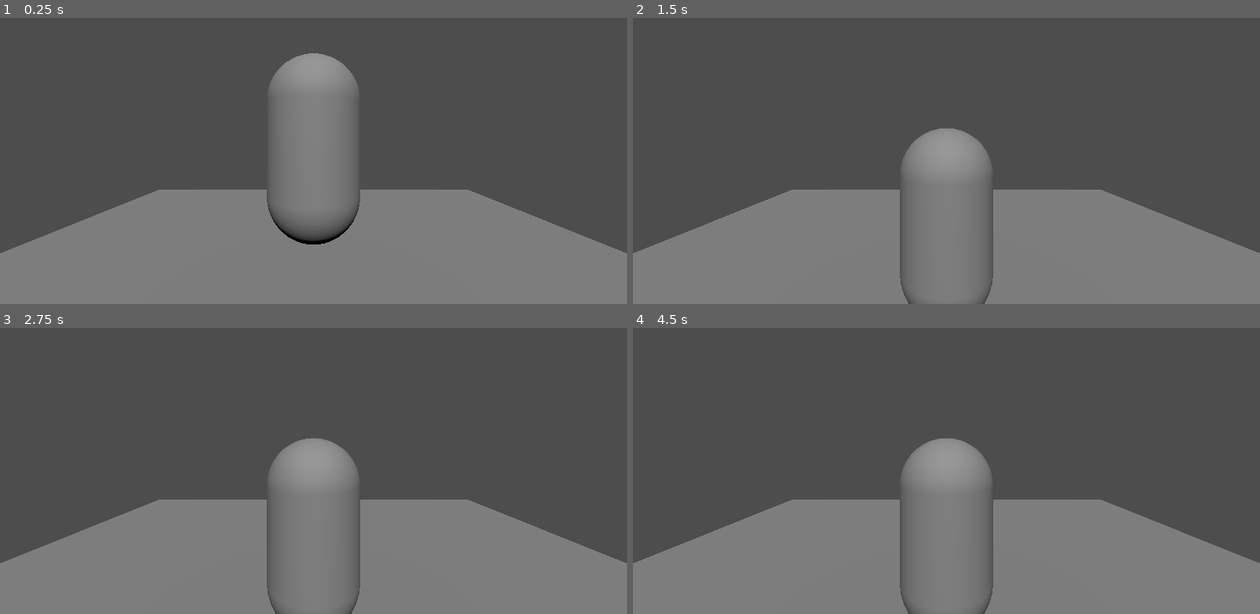
Above: before the commit, frames 1-4 (two rows, left to right).
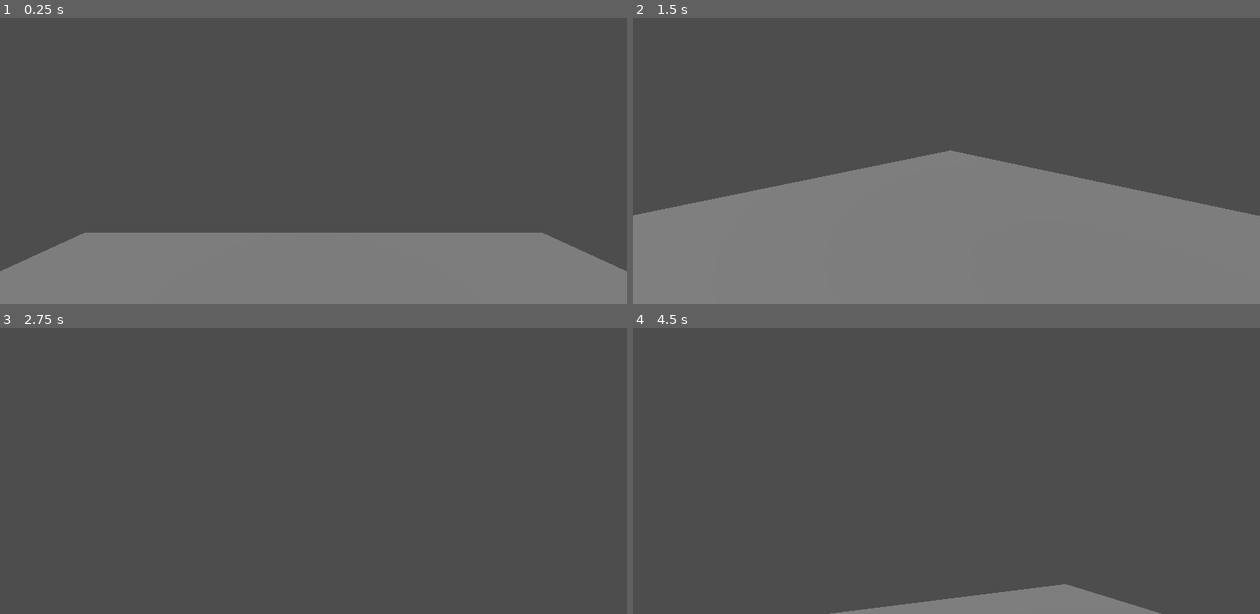
Above: after the commit, the same moments.

Repository: nonya123456/spectre
Game: Godot game, scene res://game/main.tscn
The game is run twice, just before and just after one commit, with the same random seed, the same clock (stepped at 60 frames per second) and the same inputs.
Inputs (mouse positions are in pixels of both pictures, inside the frame that each line leads up to):
- Up to frame 1 (0.25 s): no input
- Up to frame 2 (1.5 s): move the mouse to (1084, 109) at 0.52 s; tap Enter at 1.25 s; move the mouse to (821, 146) at 1.27 s
- Up to frame 3 (2.75 s): tap Space at 2 s; move the mouse to (376, 359) at 2.02 s
- Up to frame 4 (4.5 s): tap Enter at 2.75, 4.25 s; move the mouse to (915, 508) at 2.77 s; tap Space at 3.5 s; move the mouse to (1134, 491) at 3.52 s; move the mouse to (758, 385) at 4.27 s

The runs differ from the first frame. In frame 1, 17% of the frame differs, in the area x 0-100%, y 12-89%; in frame 2, 7.9%; in frame 3, 36%, in the area x 0-100%, y 38-100%; in frame 4, 34%.

Commit message:
feat: add player camera

Diff:
--- a/game/game_world.tscn
+++ b/game/game_world.tscn
@@ -7,9 +7,6 @@
 [node name="GameWorld" type="Node3D"]
 script = ExtResource("1_3xdgc")
 
-[node name="Camera3D" type="Camera3D" parent="."]
-transform = Transform3D(1, 0, 0, 0, 1, 0, 0, 0, 1, 0, 2.5, 2.5)
-
 [node name="DirectionalLight3D" type="DirectionalLight3D" parent="."]
 transform = Transform3D(1, 0, 0, 0, 0.707107, 0.707107, 0, -0.707107, 0.707107, 0, 20, 20)
 
--- a/game/main.gd
+++ b/game/main.gd
@@ -2,4 +2,5 @@
 
 
 func _ready() -> void:
+    Input.set_mouse_mode(Input.MOUSE_MODE_HIDDEN)
     print("Hello from main.gd")
--- a/game/player.gd
+++ b/game/player.gd
@@ -1,10 +1,32 @@
 extends CharacterBody3D
 
+@onready var camera: Camera3D = $Camera3D
 
-func _ready() -> void:
-    print("Hello from player.gd")
+@export var sensitivity: float = 0.2
+var look_input: Vector2 = Vector2.ZERO
+var pitch: float = 0.0
+
+
+func _unhandled_input(event: InputEvent) -> void:
+    if event is InputEventMouseMotion:
+        look_input = event.screen_relative
 
 
 func _physics_process(delta: float) -> void:
     velocity += Vector3.DOWN * 9.8 * delta
+
     move_and_slide()
+
+    _handle_look()
+
+
+func _handle_look() -> void:
+    pitch -= look_input.y * sensitivity
+    pitch = clamp(pitch, -89, 89)
+    camera.rotation_degrees.x = pitch
+
+    var horizontal: float = - look_input.x * sensitivity
+    var horizontal_rad: float = deg_to_rad(horizontal)
+    rotate_y(horizontal_rad)
+
+    look_input = Vector2.ZERO
--- a/game/player.tscn
+++ b/game/player.tscn
@@ -10,7 +10,12 @@
 script = ExtResource("1_dadds")
 
 [node name="MeshInstance3D" type="MeshInstance3D" parent="."]
+layers = 2
 mesh = SubResource("CapsuleMesh_dadds")
 
 [node name="CollisionShape3D" type="CollisionShape3D" parent="."]
 shape = SubResource("CapsuleShape3D_w5y0b")
+
+[node name="Camera3D" type="Camera3D" parent="."]
+transform = Transform3D(1, 0, 0, 0, 1, 0, 0, 0, 1, 0, 0.5, 0)
+cull_mask = 1048573
